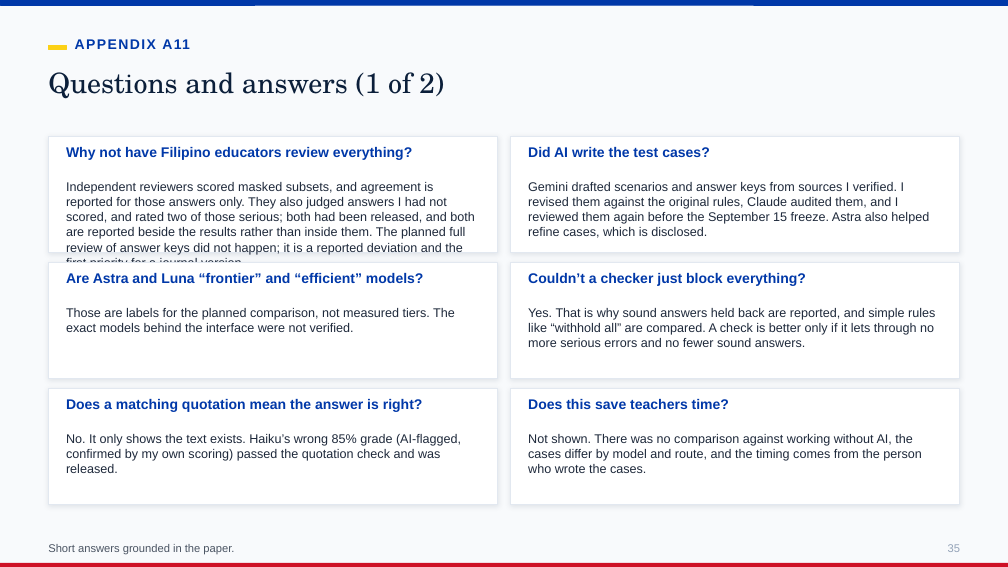
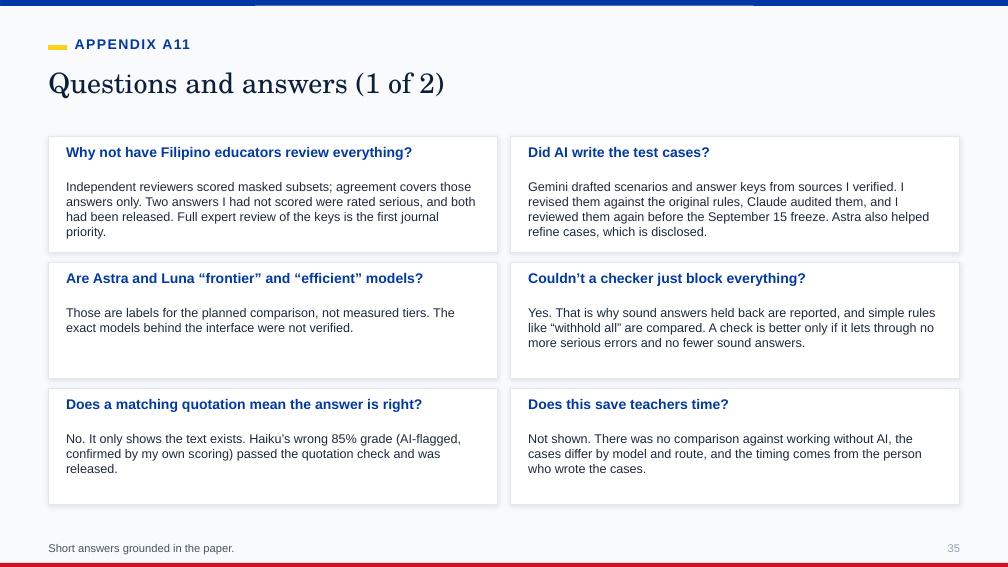
Before and after one commit to bealambitco/ai-assessment-higher-education-ph, a slide deck: slide 35 of presentation/When_Should_AI_Assist_the_Assessor_FINAL.pptx. Drawn at 1008x567 pixels with LibreOffice and Linux fonts; fonts in the diff are those of the drawing. Boxes give left, top, right and bottom in pixels: in the first picture for what was removed or moved away, otherwise in the second. Text is boxed around its words. In the diff, an @@ line names an element or a change of style, - is before the commit and + after.

```diff
--- a/presentation/When_Should_AI_Assist_the_Assessor_FINAL.pptx
+++ b/presentation/When_Should_AI_Assist_the_Assessor_FINAL.pptx
@@ text at bbox=[66, 182, 476, 239]: text changed @@
-Independent reviewers scored masked subsets, and agreement is reported for those answers only. They also judged answers I had not scored, and rated two of those serious; both had been released, and both are reported beside the results rather than inside them. The planned full review of answer keys did not happen; it is a reported deviation and the first priority for a journal version.
+Independent reviewers scored masked subsets; agreement covers those answers only. Two answers I had not scored were rated serious, and both had been released. Full expert review of the keys is the first journal priority.
```
Also in this commit, not shown: 7 other slides changed, 5 other files.
